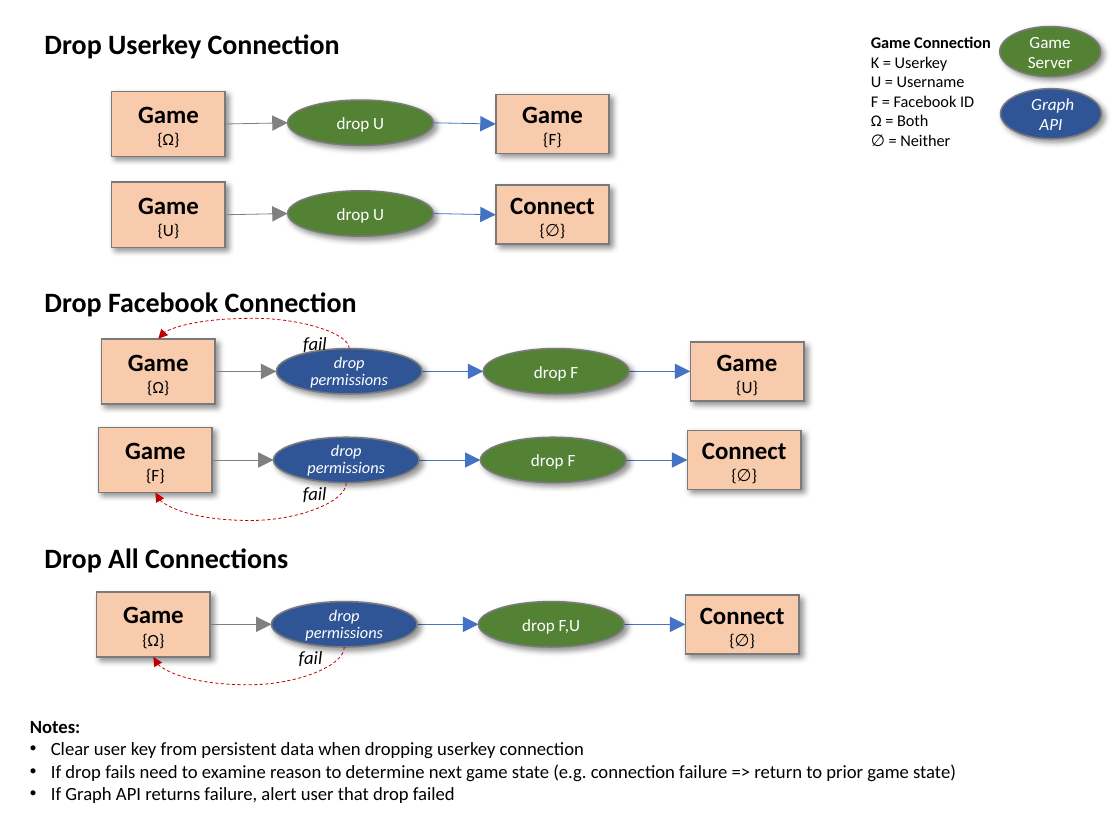
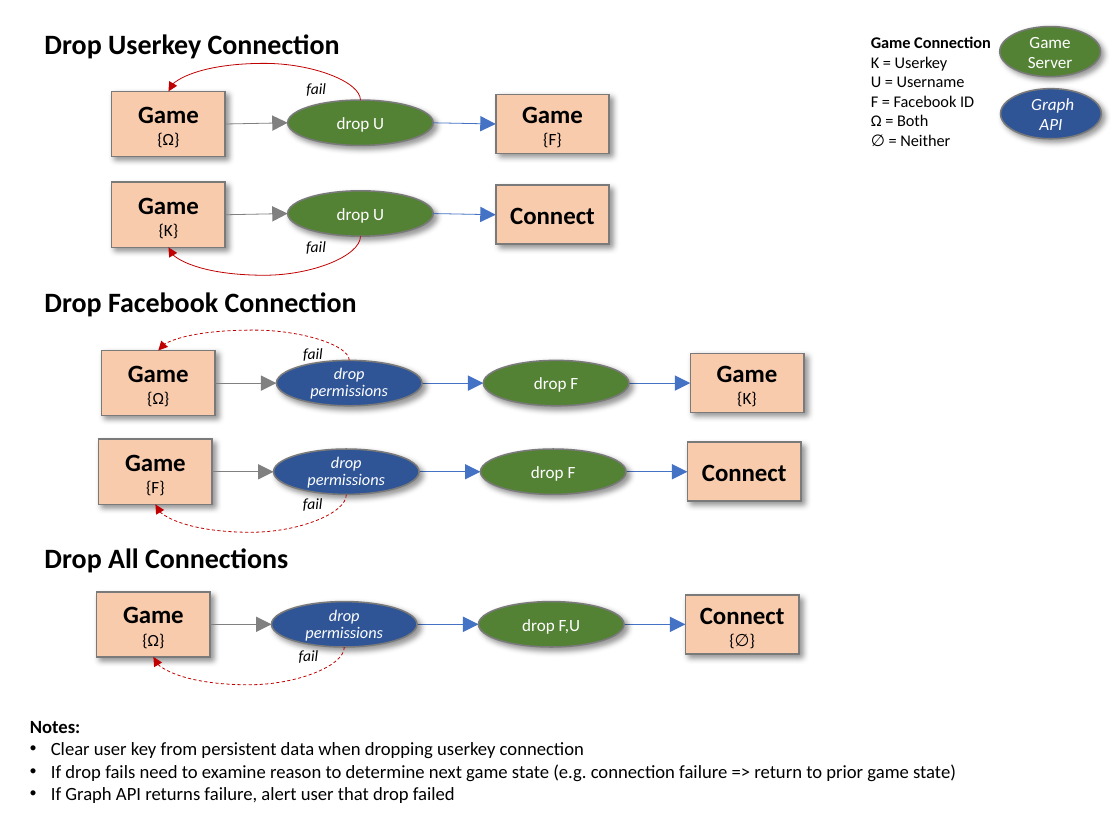
Before and after one commit to mikemayer67/TheGame, a slide deck: slide 3 of TheGameFlow.pptx (slide 4 before the commit). Drawn at 1120x840 pixels with LibreOffice and Linux fonts; fonts in the diff are those of the drawing. Boxes give left, top, right and bottom in pixels: in the first picture for what was removed or moved away, otherwise in the second. Text is boxed around its words. In the diff, an @@ line names an element or a change of style, - is before the commit and + after.

```diff
--- a/TheGameFlow.pptx
+++ b/TheGameFlow.pptx
@@ curved arrow added from (361, 100) to (168, 92), #C00000 0.5 pt @@
@@ text added at (x1=306, y1=83, x2=326, y2=96), 10 pt, text #000000, italic @@
+fail
@@ text in rectangle at (x1=496, y1=185, x2=609, y2=244): paragraph removed @@
-{∅}
@@ text in rectangle at (x1=159, y1=223, x2=179, y2=239): text changed @@
-{U}
+{K}
@@ curved arrow added from (361, 236) to (168, 248), #C00000 0.5 pt @@
@@ text added at (x1=306, y1=241, x2=326, y2=254), 10 pt, text #000000, italic @@
+fail
@@ text "fail" moved from (x1=303, y1=335, x2=327, y2=356) to (x1=303, y1=348, x2=323, y2=363) @@
@@ 6 arrows, 3 rectangles, 2 ellipses, 2 curved arrows, 1 text moved together from (x1=99, y1=318, x2=803, y2=521) to (x1=99, y1=330, x2=803, y2=532) @@
@@ 2 ellipses, 1 rectangle moved together from (x1=102, y1=338, x2=629, y2=403) to (x1=102, y1=351, x2=629, y2=416) @@
@@ text in rectangle at (x1=737, y1=391, x2=757, y2=407): text changed @@
-{U}
+{K}
@@ text in rectangle at (x1=688, y1=442, x2=801, y2=502): paragraph removed @@
-{∅}
@@ size 12 to 10 pt in 3 elements at (x1=299, y1=648, x2=319, y2=663), (x1=303, y1=348, x2=323, y2=363), (x1=303, y1=495, x2=323, y2=511) @@
```
Also in this commit, not shown: 7 other slides changed, 1 slide removed, 33 other files.
